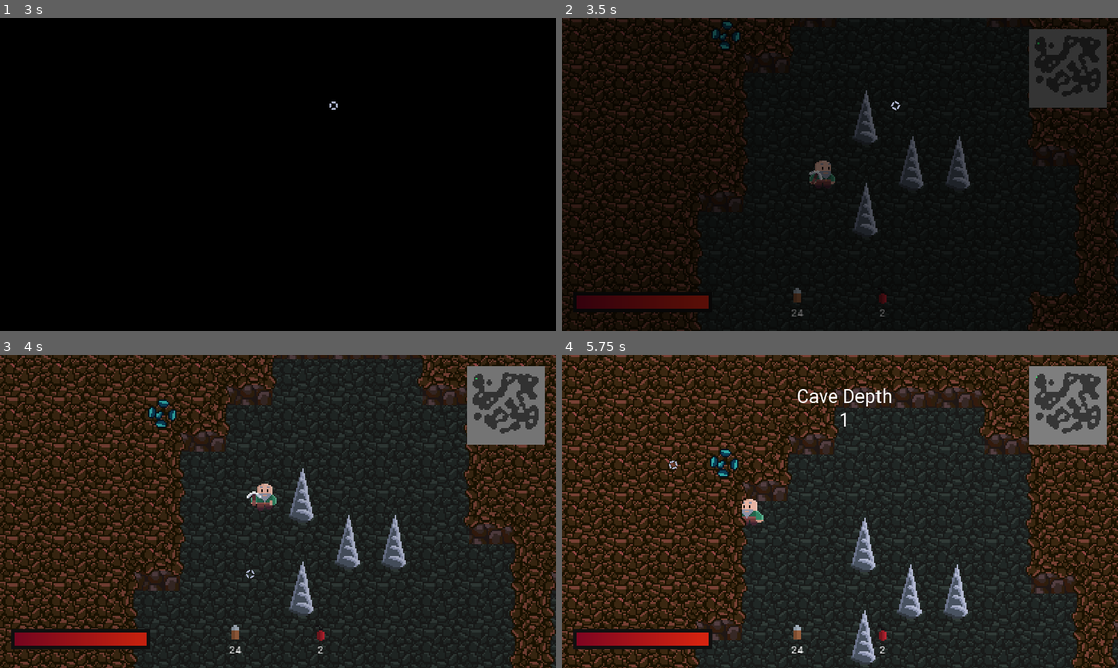
Above: before the commit, frames 1-4 (two rows, left to right).
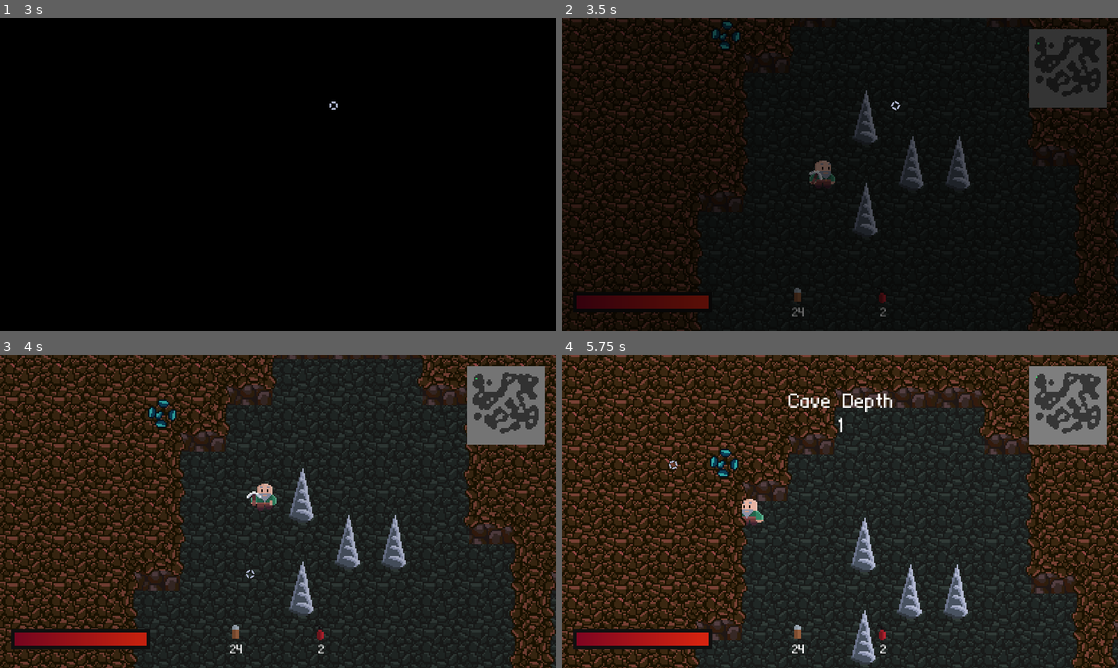
Above: after the commit, the same moments.

Repository: AyUpItsAli/Gunthers-Grotto-Coursework
Game: Godot game, scene res://GUI/MainMenu/MainMenu.tscn
The game is run twice, just before and just after one commit, with the same random seed, the same clock (stepped at 60 frames per second) and the same inputs.
Inputs (mouse positions are in pixels of both pictures, inside the frame that each line leads up to):
- Up to frame 1 (3 s): click (183, 199) at 0.5 s; tap Enter (force_exit_cave) at 1.25 s; move the mouse to (400, 158) at 1.27 s; hold D (move_right) 1.28-2.03 s; hold 3 (equip_dynamite) 1.28-2.03 s; tap Space at 2 s; move the mouse to (166, 190) at 2.02 s; hold S (move_down) 2.03-2.78 s; tap 1 (equip_pickaxe) at 2.1 s; move the mouse to (333, 105) at 2.77 s; hold D (move_right) from 2.78 s (still down); hold 2 (equip_revolver) from 2.78 s (still down)
- Up to frame 2 (3.5 s): keep holding D (move_right); keep holding 2 (equip_revolver)
- Up to frame 3 (4 s): move the mouse to (250, 574) at 3.52 s; release D (move_right) at 3.53 s; release 2 (equip_revolver) at 3.53 s; hold W (move_up) from 3.53 s (still down); tap E (interact) at 3.6 s
- Up to frame 4 (5.75 s): move the mouse to (1006, 558) at 4.27 s; release W (move_up) at 4.28 s; press the mouse at (1006, 558) at 4.28 s; hold A (move_left) from 4.28 s (still down); move the mouse to (673, 464) at 5.02 s; release the mouse at (673, 464) at 5.03 s; tap 3 (equip_dynamite) at 5.1 s

Frame 1 is identical in both runs. In frame 2, less than 0.1% of the frame differs, in the area x 41-59%, y 86-96%; in frame 3, less than 0.1%; in frame 4, 0.7%, in the area x 40-60%, y 10-96%.

Commit message:
Added Game Over Screen + font changes
- All labels now use the new at01 font

Diff:
--- /dev/null
+++ b/GUI/GameOverScreen/GameOverScreen.gd
@@ -0,0 +1,12 @@
+extends Control
+
+onready var menu_button = $MenuButton
+
+func _ready():
+	menu_button.connect("pressed", self, "on_menu_button_pressed")
+
+func on_menu_button_pressed():
+	# Prevent the user from pressing the button again
+	menu_button.disabled = true
+	# Load the main menu scene
+	get_tree().change_scene("res://GUI/MainMenu/MainMenu.tscn")
--- /dev/null
+++ b/GUI/GameOverScreen/GameOverScreen.tscn
@@ -0,0 +1,104 @@
+[gd_scene load_steps=13 format=2]
+
+[ext_resource path="res://Assets/GUI/Game Over Screen/Game_Over_Screen_Background.png" type="Texture" id=1]
+[ext_resource path="res://Assets/GUI/Game Over Screen/Game_Over_Screen_Title.png" type="Texture" id=2]
+[ext_resource path="res://Assets/GUI/Game Over Screen/Button_Menu_Hover.png" type="Texture" id=3]
+[ext_resource path="res://Assets/GUI/Game Over Screen/Button_Menu_Pressed.png" type="Texture" id=4]
+[ext_resource path="res://Assets/GUI/Game Over Screen/Button_Menu_Normal.png" type="Texture" id=5]
+[ext_resource path="res://Assets/GUI/Cursor.png" type="Texture" id=6]
+[ext_resource path="res://GUI/HUD/Cursor.gd" type="Script" id=7]
+[ext_resource path="res://Assets/at01.ttf" type="DynamicFontData" id=8]
+[ext_resource path="res://GUI/GameOverScreen/GameOverScreen.gd" type="Script" id=9]
+[ext_resource path="res://Assets/GUI/Game Over Screen/Game_Over_Screen_Final_Score.png" type="Texture" id=10]
+
+[sub_resource type="DynamicFont" id=4]
+size = 96
+extra_spacing_top = -8
+font_data = ExtResource( 8 )
+
+[sub_resource type="Animation" id=3]
+length = 1.5
+loop = true
+tracks/0/type = "value"
+tracks/0/path = NodePath(".:rotation_degrees")
+tracks/0/interp = 1
+tracks/0/loop_wrap = true
+tracks/0/imported = false
+tracks/0/enabled = true
+tracks/0/keys = {
+"times": PoolRealArray( 0, 1.5 ),
+"transitions": PoolRealArray( 1, 1 ),
+"update": 0,
+"values": [ 0.0, 90.0 ]
+}
+
+[node name="GameOverScreen" type="Control"]
+anchor_right = 1.0
+anchor_bottom = 1.0
+script = ExtResource( 9 )
+__meta__ = {
+"_edit_use_anchors_": false
+}
+
+[node name="Background" type="TextureRect" parent="."]
+anchor_right = 1.0
+anchor_bottom = 1.0
+texture = ExtResource( 1 )
+
+[node name="Title" type="TextureRect" parent="."]
+margin_left = 630.0
+margin_top = 80.0
+margin_right = 1290.0
+margin_bottom = 330.0
+texture = ExtResource( 2 )
+__meta__ = {
+"_edit_use_anchors_": false
+}
+
+[node name="FinalScore" type="TextureRect" parent="."]
+margin_left = 600.0
+margin_top = 390.0
+margin_right = 1320.0
+margin_bottom = 470.0
+texture = ExtResource( 10 )
+__meta__ = {
+"_edit_use_anchors_": false
+}
+
+[node name="Label" type="Label" parent="FinalScore"]
+anchor_left = 0.5
+anchor_top = 0.5
+anchor_right = 0.5
+anchor_bottom = 0.5
+margin_left = -312.0
+margin_top = -41.0
+margin_right = 312.0
+margin_bottom = 40.0
+custom_fonts/font = SubResource( 4 )
+text = "Final Score: 1"
+align = 1
+valign = 1
+__meta__ = {
+"_edit_use_anchors_": false
+}
+
+[node name="MenuButton" type="TextureButton" parent="."]
+margin_left = 800.0
+margin_top = 540.0
+margin_right = 1120.0
+margin_bottom = 720.0
+texture_normal = ExtResource( 5 )
+texture_pressed = ExtResource( 4 )
+texture_hover = ExtResource( 3 )
+texture_disabled = ExtResource( 3 )
+__meta__ = {
+"_edit_use_anchors_": false
+}
+
+[node name="Cursor" type="Sprite" parent="."]
+scale = Vector2( 2, 2 )
+texture = ExtResource( 6 )
+script = ExtResource( 7 )
+
+[node name="CursorAnimations" type="AnimationPlayer" parent="Cursor"]
+anims/CursorIdle = SubResource( 3 )
--- a/GUI/HUD/HUD.tscn
+++ b/GUI/HUD/HUD.tscn
@@ -10,11 +10,12 @@
 [ext_resource path="res://Assets/GUI/Health_Bar_Fill.png" type="Texture" id=8]
 [ext_resource path="res://GUI/HUD/UI.gd" type="Script" id=9]
 [ext_resource path="res://GUI/HUD/InventoryDisplay.gd" type="Script" id=10]
-[ext_resource path="res://Assets/Roboto-Regular.ttf" type="DynamicFontData" id=11]
+[ext_resource path="res://Assets/at01.ttf" type="DynamicFontData" id=11]
 [ext_resource path="res://GUI/HUD/LevelTitle.gd" type="Script" id=12]
 
 [sub_resource type="DynamicFont" id=1]
-size = 64
+size = 96
+extra_spacing_top = -8
 font_data = ExtResource( 11 )
 
 [sub_resource type="Animation" id=2]
@@ -30,7 +31,7 @@
 "times": PoolRealArray( 0, 1, 4, 5 ),
 "transitions": PoolRealArray( 1, 1, 1, 1 ),
 "update": 0,
-"values": [ Vector2( 0, -155 ), Vector2( 0, 100 ), Vector2( 0, 100 ), Vector2( 0, -155 ) ]
+"values": [ Vector2( 0, -139 ), Vector2( 0, 100 ), Vector2( 0, 100 ), Vector2( 0, -139 ) ]
 }
 
 [sub_resource type="Animation" id=3]
@@ -120,11 +121,10 @@
 [node name="Label" type="Label" parent="UI/LevelTitle"]
 anchor_left = 0.5
 anchor_right = 0.5
-margin_top = -155.0
-margin_right = 290.0
+margin_top = -139.0
+margin_right = 306.0
 custom_fonts/font = SubResource( 1 )
-text = "Level Title
-"
+text = "Level Title"
 align = 1
 __meta__ = {
 "_edit_use_anchors_": false
--- a/GUI/HUD/ItemDisplay.tscn
+++ b/GUI/HUD/ItemDisplay.tscn
@@ -1,10 +1,11 @@
 [gd_scene load_steps=4 format=2]
 
 [ext_resource path="res://Assets/GUI/Items/Debug.png" type="Texture" id=1]
-[ext_resource path="res://Assets/Roboto-Regular.ttf" type="DynamicFontData" id=2]
+[ext_resource path="res://Assets/at01.ttf" type="DynamicFontData" id=2]
 
 [sub_resource type="DynamicFont" id=1]
-size = 24
+size = 48
+extra_spacing_top = -8
 font_data = ExtResource( 2 )
 
 [node name="ItemDisplay" type="Node2D"]
@@ -16,7 +17,7 @@
 
 [node name="Label" type="Label" parent="."]
 margin_right = 48.0
-margin_bottom = 29.0
+margin_bottom = 30.0
 custom_fonts/font = SubResource( 1 )
 text = "1"
 align = 1
--- a/GUI/HUD/UI.gd
+++ b/GUI/HUD/UI.gd
@@ -176,7 +176,7 @@
 		# Set local position for image and label
 		image.position.x = (label_local_width / 2) - (image_local_width / 2)
 		image.position.y = -label_local_height
-		label.rect_position.x = 0
+		label.rect_position.x = 2.4 # Offset to account for misaligned font
 		label.rect_position.y = -label_local_height
 
 		# Store item display local width and height
Binary file added: Assets/GUI/Game Over Screen/Button_Menu_Hover.png
Not shown, added: Assets/GUI/Game Over Screen/Button_Menu_Hover.png.import
Binary file added: Assets/GUI/Game Over Screen/Button_Menu_Normal.png
Not shown, added: Assets/GUI/Game Over Screen/Button_Menu_Normal.png.import
Binary file added: Assets/GUI/Game Over Screen/Button_Menu_Pressed.png
Not shown, added: Assets/GUI/Game Over Screen/Button_Menu_Pressed.png.import
Binary file added: Assets/GUI/Game Over Screen/Game_Over_Screen.aseprite
Binary file added: Assets/GUI/Game Over Screen/Game_Over_Screen_Background.png
Not shown, added: Assets/GUI/Game Over Screen/Game_Over_Screen_Background.png.import
Binary file added: Assets/GUI/Game Over Screen/Game_Over_Screen_Buttons.aseprite
Binary file added: Assets/GUI/Game Over Screen/Game_Over_Screen_Final_Score.png
Not shown, added: Assets/GUI/Game Over Screen/Game_Over_Screen_Final_Score.png.import
(and 5 more such lines)
